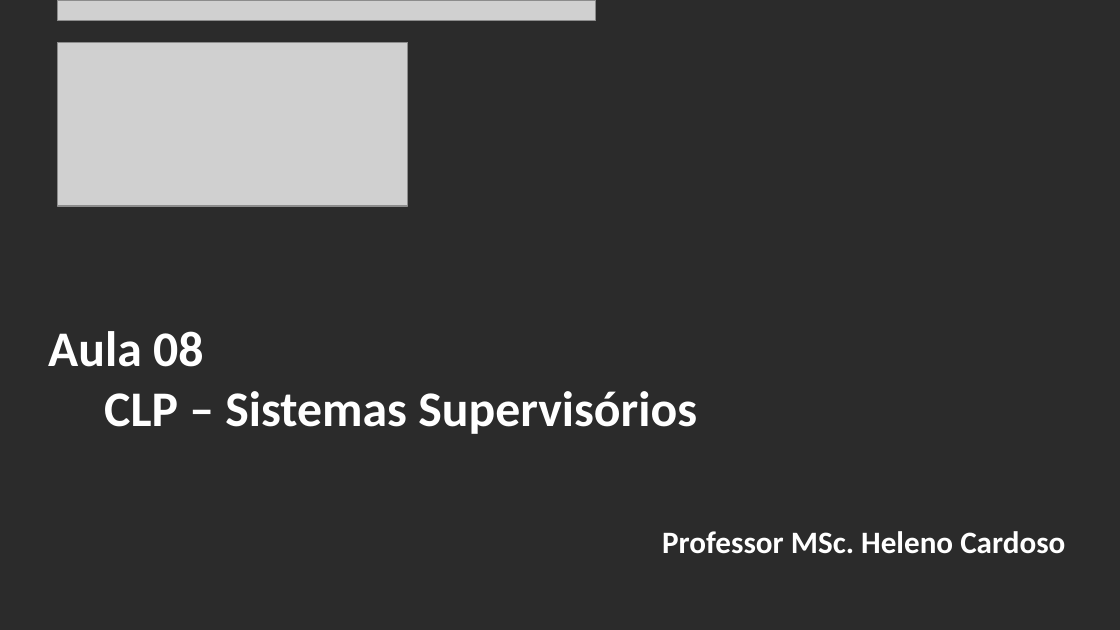
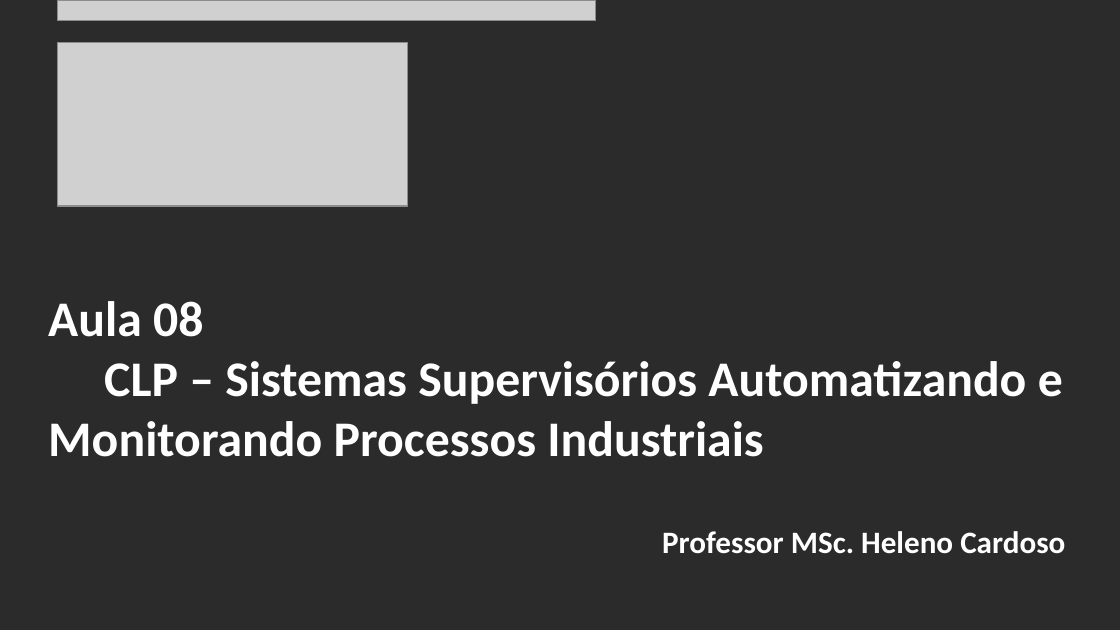
Before and after one commit to CloudEducationBrazil/WydenUniRuyControladoresLogicosProgCLP, a slide deck: slide 2 of 01 Classes/Aula8 - CLP - Sistemas Supervisórios.pptx. Drawn at 1120x630 pixels with LibreOffice and Linux fonts; fonts in the diff are those of the drawing; grey boxes stand for pictures; background and template pictures are left out; a plain dark background stands for a picture behind light text. Boxes give left, top, right and bottom in pixels: in the first picture for what was removed or moved away, otherwise in the second. Text is boxed around its words. In the diff, an @@ line names an element or a change of style, - is before the commit and + after.

Commit message:
Supervisórios CLP .... - 07Mai2025

```diff
--- a/01 Classes/Aula8 - CLP - Sistemas Supervisórios.pptx
+++ b/01 Classes/Aula8 - CLP - Sistemas Supervisórios.pptx
@@ title at box(48, 301, 1063, 457): text changed @@
-Aula 08
-CLP – Sistemas Supervisórios
+Aula 08
+CLP – Sistemas Supervisórios Automatizando e Monitorando Processos Industriais
```
Also in this commit, not shown: 5 other slides changed, 9 slides added, 11 other files.
